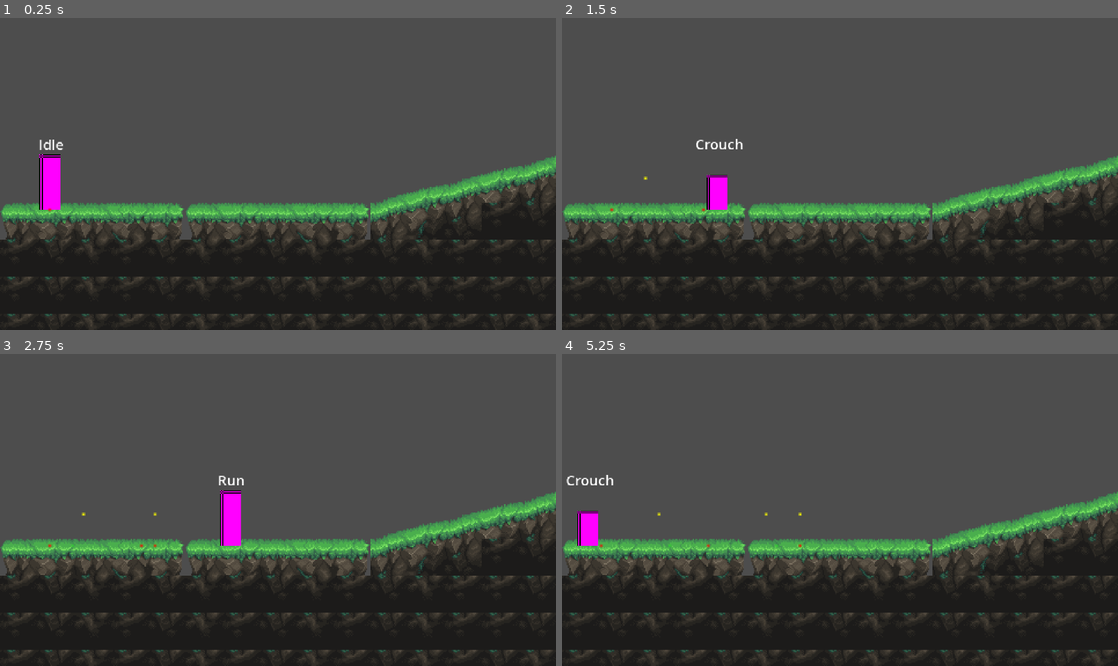
Above: before the commit, frames 1-4 (two rows, left to right).
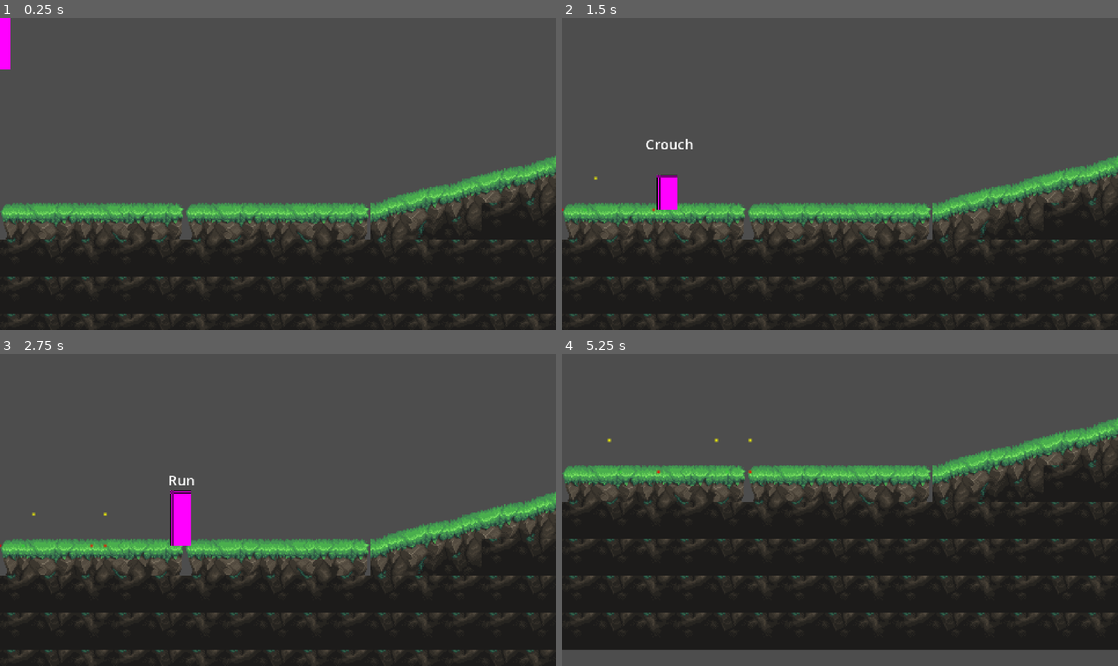
Above: after the commit, the same moments.

Repository: katfishkatfishing/Deathwish
Game: Godot game, scene res://levels/00_dungeon/01.tscn
Same seed, same stepped clock (60 frames per second), same inputs: the game is played once before the commit and once after it. This scene is started directly instead of the project's main scene.
Inputs (mouse positions are in pixels of both pictures, inside the frame that each line leads up to):
- Up to frame 1 (0.25 s): no input
- Up to frame 2 (1.5 s): tap Enter at 0.5 s; move the mouse to (962, 158) at 0.52 s; hold Right (right) 0.53-1.28 s; hold Enter 0.53-1.28 s; click (962, 158) at 0.67 s; tap Space (jump) at 0.77 s; move the mouse to (728, 189) at 1.27 s; hold S (down) from 1.28 s (still down); tap Ctrl at 1.35 s
- Up to frame 3 (2.75 s): tap Space (jump) at 1.52 s; move the mouse to (333, 441) at 2.02 s; release S (down) at 2.03 s; hold Right (right) from 2.03 s (still down); hold Shift from 2.03 s (still down)
- Up to frame 4 (5.25 s): move the mouse to (812, 572) at 2.77 s; release Right (right) at 2.78 s; release Shift at 2.78 s; hold W (up) 2.78-3.53 s; tap Alt at 2.85 s; click (812, 572) at 2.92 s; tap Space (jump) at 3.02, 3.77, 4.52 s; move the mouse to (1006, 556) at 3.52 s; hold Enter 3.53-4.28 s; hold Left (left) 3.53-5.03 s; move the mouse to (673, 463) at 4.27 s; tap Ctrl at 4.35 s; move the mouse to (867, 510) at 5.02 s; hold S (down) from 5.03 s (still down); hold Shift from 5.03 s (still down); click (867, 510) at 5.17 s

The runs differ from the first frame. In frame 1, 1.1% of the frame differs, in the area x 0-12%, y 0-63%; in frame 2, 1.1%; in frame 3, 1.6%; in frame 4, 36%, in the area x 0-100%, y 20-100%.

Commit message:
added player spawning mechanic

Diff:
--- a/general/level_transition/level_transition.gd
+++ b/general/level_transition/level_transition.gd
@@ -22,6 +22,9 @@
 func _ready() -> void:
 	if Engine.is_editor_hint():
 		return
+
+	#force collision to update
+	apply_area_settings()
 
 	SceneManager.new_scene_ready.connect(on_new_scene_ready)
 	SceneManager.load_scene_finished.connect(on_load_scene_finished)
--- /dev/null
+++ b/general/player_spawn/player_spawn.gd
@@ -0,0 +1,25 @@
+class_name PlayerSpawn
+extends Node2D
+
+
+# Called when the node enters the scene tree for the first time.
+func _ready() -> void:
+	visible = false
+	await get_tree().process_frame
+
+	var existing_player = get_tree().get_first_node_in_group("player")
+	if existing_player:
+		return
+
+	spawn_player()
+
+func spawn_player() -> void:
+	#load in player
+	var player_scene: PackedScene = load("res://player/player.tscn")
+	var player_instance = player_scene.instantiate()
+
+	#add player to root
+	get_tree().root.add_child(player_instance)
+
+	#align position
+	player_instance.global_position = global_position
--- /dev/null
+++ b/general/player_spawn/player_spawn.tscn
@@ -0,0 +1,14 @@
+[gd_scene format=3 uid="uid://cshkjakbtvv5g"]
+
+[ext_resource type="Script" uid="uid://drdqv5s8rf2o" path="res://general/player_spawn/player_spawn.gd" id="1_2y6re"]
+
+[sub_resource type="PlaceholderTexture2D" id="PlaceholderTexture2D_g4v7s"]
+
+[node name="PlayerSpawn" type="Node2D" unique_id=1297226535]
+script = ExtResource("1_2y6re")
+
+[node name="Sprite2D" type="Sprite2D" parent="." unique_id=887567982]
+modulate = Color(1.1364014, 0.95847166, 1.1065606, 1)
+z_index = 100
+position = Vector2(0, -1)
+texture = SubResource("PlaceholderTexture2D_g4v7s")
--- a/levels/00_dungeon/01.tscn
+++ b/levels/00_dungeon/01.tscn
@@ -1,18 +1,10 @@
 [gd_scene format=4 uid="uid://yj481irps2fd"]
 
 [ext_resource type="TileSet" uid="uid://gc3esoxw5p0o" path="res://levels/tile_sets/dungeon.tres" id="1_m45yw"]
-[ext_resource type="PackedScene" uid="uid://brmqe7yxctf5w" path="res://general/level_transition/level_transition.tscn" id="2_7y5fl"]
-[ext_resource type="PackedScene" uid="uid://bkqu31cujx45k" path="res://player/player.tscn" id="2_aait6"]
+[ext_resource type="PackedScene" uid="uid://cshkjakbtvv5g" path="res://general/player_spawn/player_spawn.tscn" id="3_7y5fl"]
 [ext_resource type="Script" uid="uid://bid4d1kawtgew" path="res://general/scripts/level_bounds.gd" id="3_x0ng3"]
 
 [node name="01" type="Node2D" unique_id=477144091]
-
-[node name="Player" parent="." unique_id=1882587580 instance=ExtResource("2_aait6")]
-position = Vector2(43, 133)
-
-[node name="LevelTransition" parent="Player" unique_id=1971506973 instance=ExtResource("2_7y5fl")]
-position = Vector2(-41, 68)
-size = 8
 
 [node name="TileMapLayer_Main" type="TileMapLayer" parent="." unique_id=975045645]
 tile_map_data = PackedByteArray("AAAKAAQAAAAIAAIAAAALAAQAAAAJAAIAAAAMAAQAAAAKAAIAAAANAAQAAAALAAIAAAAOAAMAAAAIAAIAAAAOAA …(7440 unchanged characters)…
@@ -28,3 +20,5 @@
 width = 2048
 height = 334
 metadata/_custom_type_script = "uid://bid4d1kawtgew"
+
+[node name="PlayerSpawn" parent="." unique_id=1297226535 instance=ExtResource("3_7y5fl")]
Not shown, added: general/player_spawn/player_spawn.gd.uid
